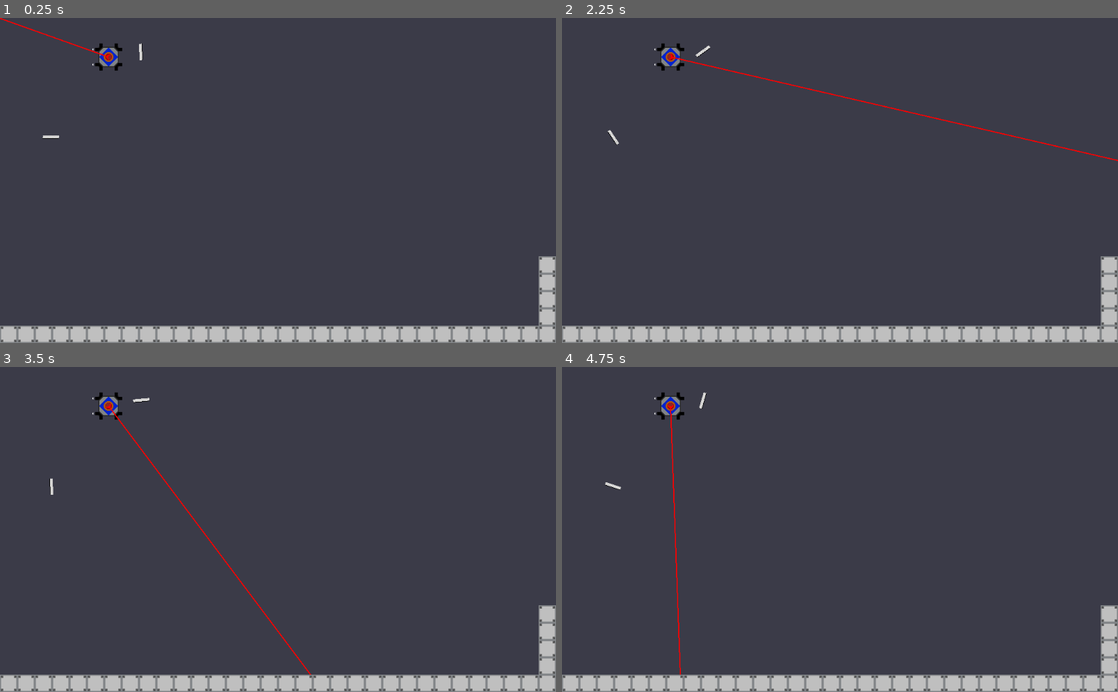
Above: before the commit, frames 1-4 (two rows, left to right).
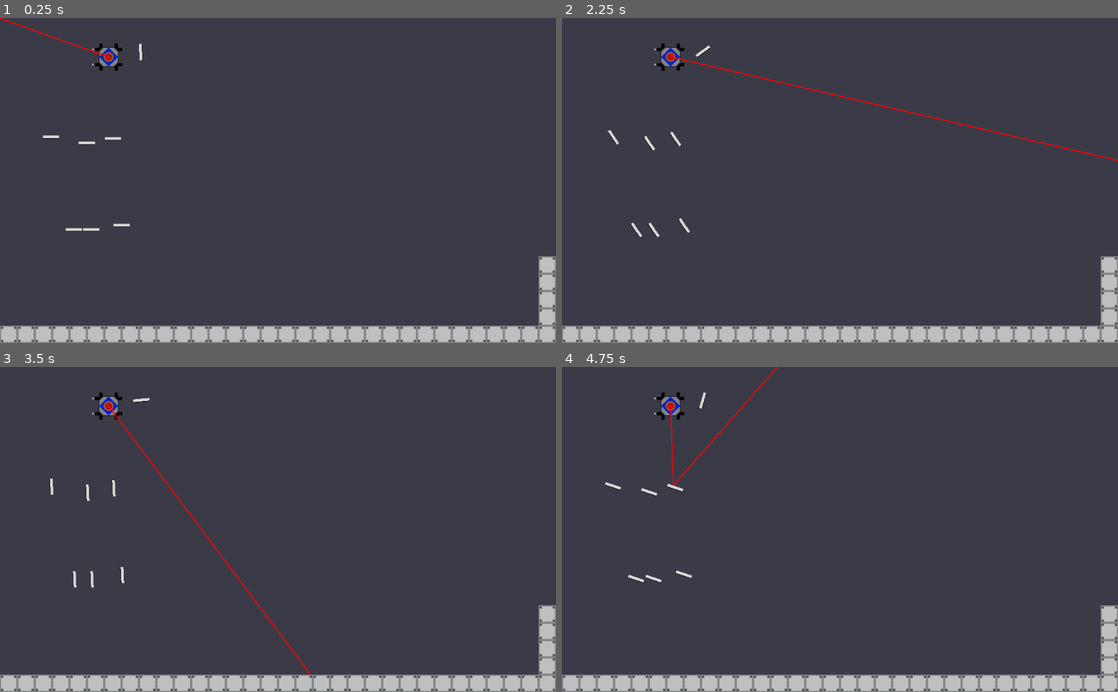
Above: after the commit, the same moments.

Repository: Call-Me-Sir/Calan-Game2021
Game: Godot game, scene res://Level 1.tscn
Same seed, same stepped clock (60 frames per second), same inputs: the game is played once before the commit and once after it.
Inputs (mouse positions are in pixels of both pictures, inside the frame that each line leads up to):
- Up to frame 1 (0.25 s): no input
- Up to frame 2 (2.25 s): tap Enter at 0.5 s; move the mouse to (962, 164) at 0.52 s; hold Right (Contraptionright) 0.53-1.28 s; click (962, 164) at 0.67 s; move the mouse to (728, 196) at 1.27 s; hold Ctrl (slowdown) 1.28-2.03 s; tap Space at 2 s; move the mouse to (895, 109) at 2.02 s; hold Right (Contraptionright) from 2.03 s (still down)
- Up to frame 3 (3.5 s): move the mouse to (250, 594) at 2.77 s; release Right (Contraptionright) at 2.78 s; hold Shift (speedup) from 2.78 s (still down); click (250, 594) at 2.92 s
- Up to frame 4 (4.75 s): tap Enter at 3.5 s; move the mouse to (1006, 578) at 3.52 s; release Shift (speedup) at 3.53 s; hold Left (Contraptionleft) from 3.53 s (still down); move the mouse to (673, 480) at 4.27 s

The runs differ from the first frame. In frame 1, 0.2% of the frame differs, in the area x 11-24%, y 36-66%; in frame 2, 0.2%; in frame 3, 0.2%; in frame 4, 0.4%, in the area x 11-39%, y 0-95%.

Commit message:
Update Level 1.tscn

Diff:
--- a/RayArray/Level 1.tscn
+++ b/RayArray/Level 1.tscn
@@ -19,6 +19,31 @@
 
 [node name="Mirror6" parent="." instance=ExtResource( 1 )]
 position = Vector2( 93.5, 221 )
+rotation = 1.59533
+collision_layer = 2
+
+[node name="Mirror8" parent="." instance=ExtResource( 1 )]
+position = Vector2( 224, 384 )
+rotation = 1.59533
+collision_layer = 2
+
+[node name="Mirror9" parent="." instance=ExtResource( 1 )]
+position = Vector2( 168, 392 )
+rotation = 1.59533
+collision_layer = 2
+
+[node name="Mirror10" parent="." instance=ExtResource( 1 )]
+position = Vector2( 136, 392 )
+rotation = 1.59533
+collision_layer = 2
+
+[node name="Mirror11" parent="." instance=ExtResource( 1 )]
+position = Vector2( 160, 232 )
+rotation = 1.59533
+collision_layer = 2
+
+[node name="Mirror12" parent="." instance=ExtResource( 1 )]
+position = Vector2( 208, 224 )
 rotation = 1.59533
 collision_layer = 2
 
